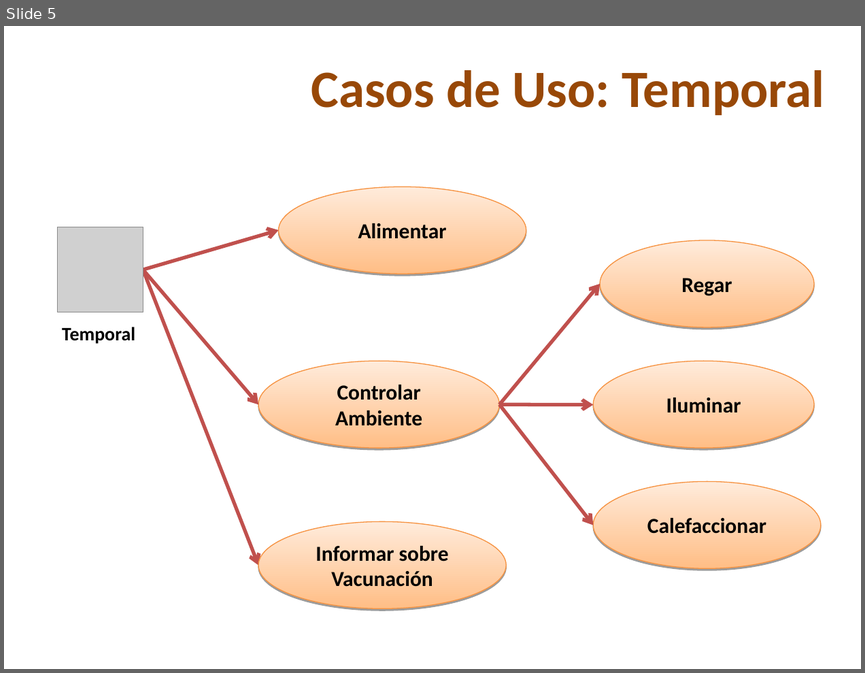
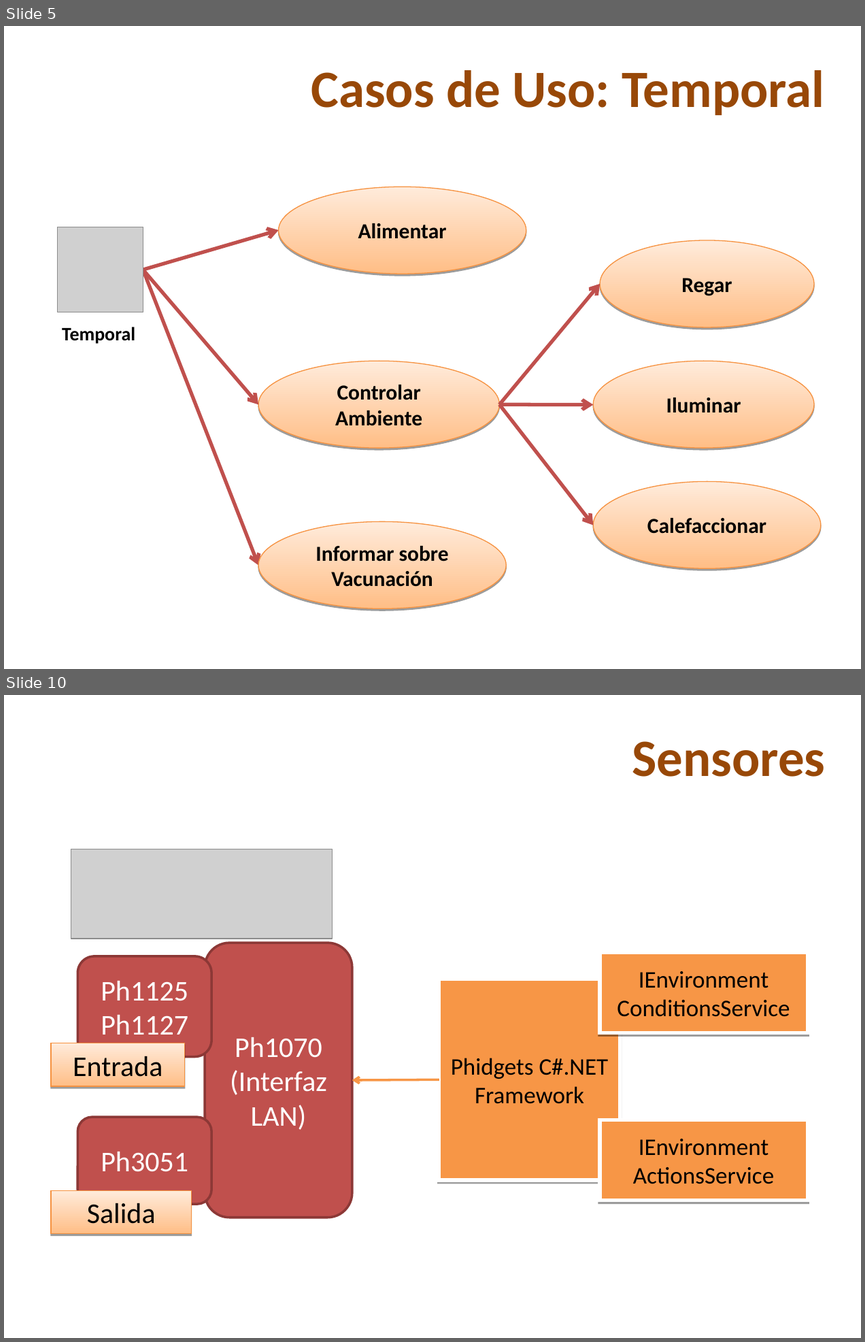
Before and after one commit to nicohen/taller-desarrollo-proyectos-i, a slide deck: Presentaciones/PresentacionDesarrollo.ppt. Shown one above the other, each under a label of ours: slide 5 before the commit, slides 5 and 10 after it; the slides between them are not shown. The pictures are 865x673 and 865x1342 pixels, drawn with LibreOffice and Linux fonts; fonts in the diff are those of the drawing; grey boxes stand for pictures; background and template pictures are left out. Boxes give left, top, right and bottom in pixels: in the first picture for what was removed or moved away, otherwise in the second. Text is boxed around its words. In the diff, an @@ line names an element or a change of style, - is before the commit and + after.

```diff
--- a/Presentaciones/PresentacionDesarrollo.ppt
+++ b/Presentaciones/PresentacionDesarrollo.ppt
@@ slide 10 added at <box>4,695,861,1338</box>, background picture (left out) @@
@@ title added at <box>632,741,825,777</box>, 44 pt, text #984807, bold @@
+Sensores
@@ picture added at <box>71,849,332,939</box> @@
@@ rounded rectangle added at <box>77,956,211,1057</box>, fill #C0504D, outline #8C3836 2.01 pt, 24 pt, text #FFFFFF @@
+Ph1125
+Ph1127
@@ freeform shape added at <box>205,943,352,1217</box>, fill #C0504D, outline #8C3836 2.01 pt, 24 pt, text #FFFFFF @@
+Ph1070
+(Interfaz LAN)
@@ rectangle added at <box>600,952,807,1032</box>, fill #F79646, outline #FFFFFF 3 pt, 20 pt, text #000000 @@
+IEnvironment
+ConditionsService
@@ rectangle added at <box>439,979,620,1180</box>, fill #F79646, outline #FFFFFF 3 pt, 20 pt, text #000000 @@
+Phidgets C#.NET Framework
@@ rectangle added at <box>51,1043,185,1086</box>, fill gradient #FFBE86 to #FFEBDB, outline #F69240 0.74 pt, 24 pt, text #000000 @@
+Entrada
@@ arrow added from (439, 1080) to (352, 1080), #F79646 2.01 pt @@
@@ rounded rectangle added at <box>77,1117,211,1204</box>, fill #C0504D, outline #8C3836 2.01 pt, 24 pt, text #FFFFFF @@
+Ph3051
@@ rectangle added at <box>600,1120,807,1200</box>, fill #F79646, outline #FFFFFF 3 pt, 20 pt, text #000000 @@
+IEnvironment
+ActionsService
@@ rectangle added at <box>51,1190,192,1233</box>, fill gradient #FFBE86 to #FFEBDB, outline #F69240 0.74 pt, 24 pt, text #000000 @@
+Salida
```
Also in this commit, not shown: 2 slides changed, 7 other slides added, 2 slides removed.
